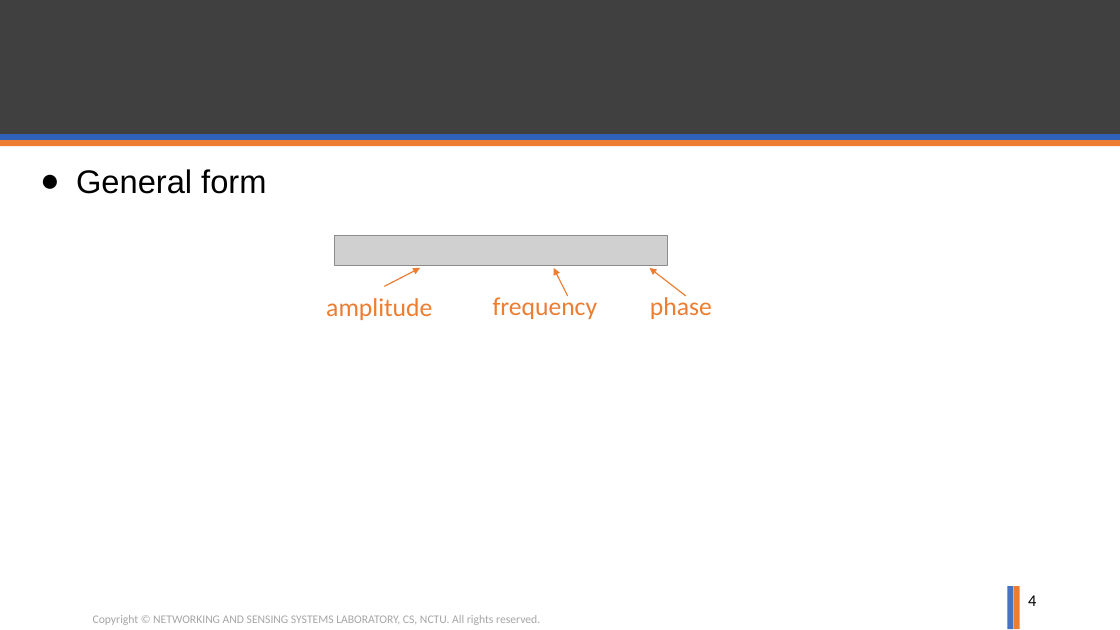
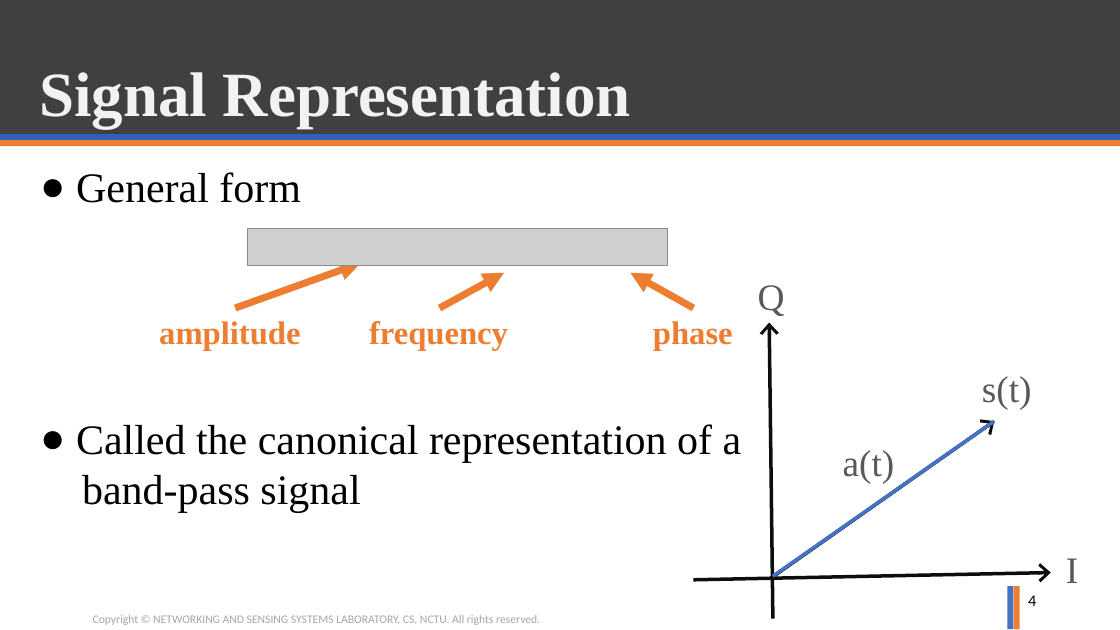
Before and after one commit to ghostkingwilly/Signal_Training_Freshman, a slide deck: slide 4 of Freshman_Training.pptx. Drawn at 1120x630 pixels with LibreOffice and Linux fonts; fonts in the diff are those of the drawing; grey boxes stand for pictures; background and template pictures are left out. Boxes give left, top, right and bottom in pixels: in the first picture for what was removed or moved away, otherwise in the second. Text is boxed around its words. In the diff, an @@ line names an element or a change of style, - is before the commit and + after.

Commit message:
ppt update

```diff
--- a/Freshman_Training.pptx
+++ b/Freshman_Training.pptx
@@ title added at <box>39,72,631,128</box>, 54 pt, text #F2F2F2, bold @@
+Signal Representation
@@ text at <box>76,172,301,203</box>: size 28 to 36 pt, font Arial to Times New Roman in "General form" @@
@@ picture: place and size @@
-picture at <box>334,236,668,266</box>
+picture at <box>247,229,667,266</box>
@@ arrow moved from (385, 287) - (420, 268) to (235, 308) - (361, 263) @@
@@ arrow (235, 308) - (361, 263): stroke #ED7D31 1 pt to #ED7D31 6 pt @@
@@ arrow moved from (568, 296) - (554, 268) to (439, 308) - (504, 273) @@
@@ arrow (439, 308) - (504, 273): stroke #ED7D31 1 pt to #ED7D31 6 pt @@
@@ arrow moved from (686, 296) - (649, 268) to (694, 308) - (630, 273) @@
@@ arrow (694, 308) - (630, 273): stroke #ED7D31 1 pt to #ED7D31 6 pt @@
@@ text added at <box>758,285,785,316</box>, 32 pt, text #595959 @@
+Q
@@ size 22 to 28 pt, font Calibri to Times New Roman, bold on in 3 elements at <box>653,321,733,351</box>, <box>369,321,508,351</box>, <box>159,321,300,351</box> @@
@@ text "amplitude": place and size @@
-text "amplitude" at <box>326,298,432,320</box>
+text "amplitude" at <box>159,321,300,351</box>
@@ text "frequency": place and size @@
-text "frequency" at <box>493,294,598,319</box>
+text "frequency" at <box>369,321,508,351</box>
@@ text "phase": place and size @@
-text "phase" at <box>650,294,712,319</box>
+text "phase" at <box>653,321,733,351</box>
@@ arrow added from (773, 618) to (770, 323), #0D0D0D 3 pt @@
@@ text added at <box>982,376,1032,409</box>, 32 pt, text #595959 @@
+s(t)
@@ text at <box>76,424,742,512</box>: paragraphs added @@
+● Called the canonical representation of a
+band-pass signal
@@ arrow added from (771, 578) to (995, 421), #0D0D0D 3 pt @@
@@ line added from (773, 576) to (995, 421), #4472C4 3 pt @@
@@ text added at <box>843,450,895,483</box>, 32 pt, text #595959 @@
+a(t)
@@ text added at <box>1066,558,1078,583</box>, 32 pt, text #595959 @@
+I
@@ arrow added from (694, 580) to (1051, 573), #0D0D0D 3 pt @@
```
Also in this commit, not shown: 1 other file.
